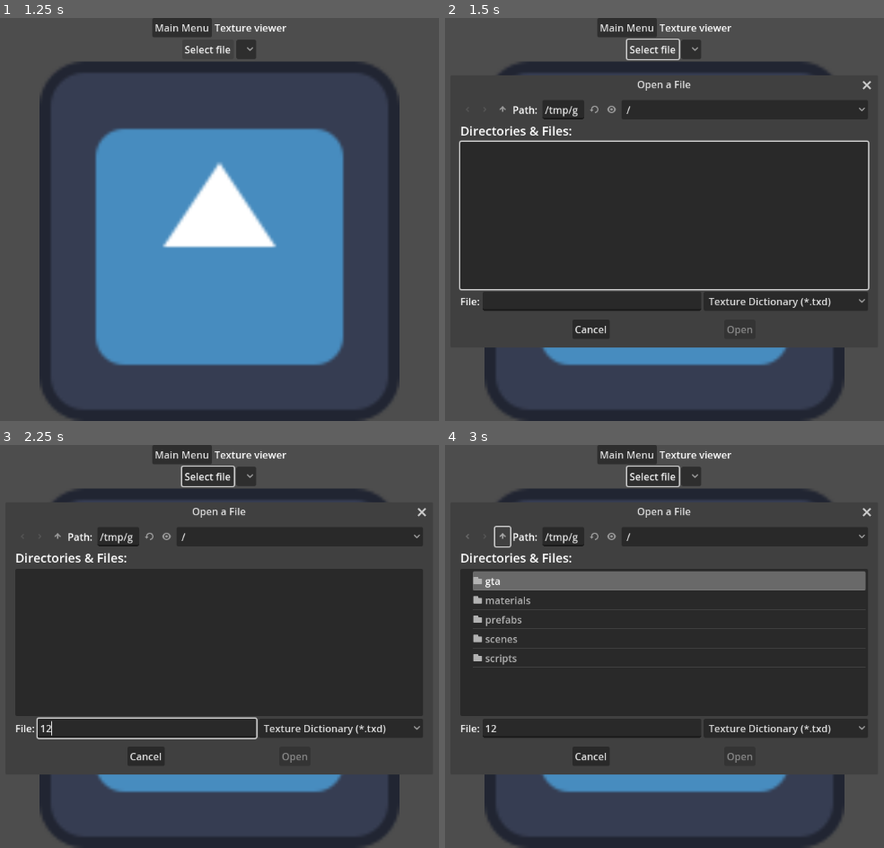
Above: before the commit, frames 1-4 (two rows, left to right).
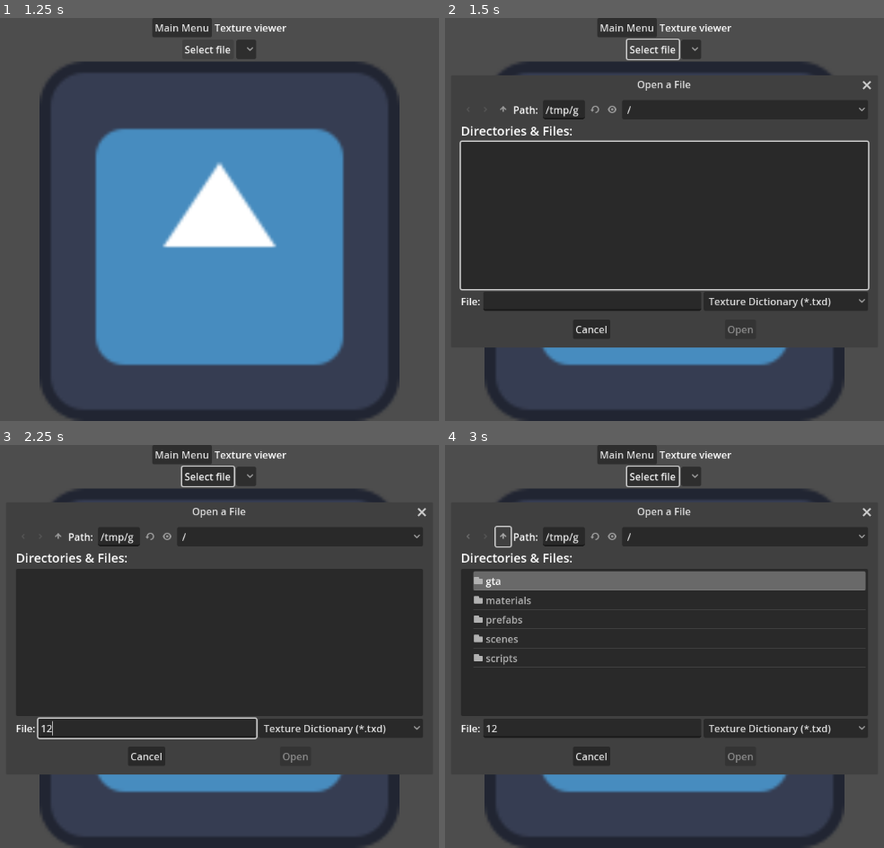
Above: after the commit, the same moments.

Repository: FOSS-Supremacy/OpenLiberty
Game: Godot game, scene res://startup.tscn
Two runs of this game, one before a commit and one after it. Both use one fixed random seed, a clock stepped at 60 frames per second and the inputs below. The engine's default icon, where the game draws it, is replaced by a stand-in: a white triangle on a blue panel in a dark square.
Inputs (mouse positions are in pixels of both pictures, inside the frame that each line leads up to):
- Up to frame 1 (1.25 s): click "Texture viewer" at 0.5 s
- Up to frame 2 (1.5 s): click "Select file" at 1.25 s
- Up to frame 3 (2.25 s): click (144, 727) at 2.02 s; type "12" at 2.1 s
- Up to frame 4 (3 s): click (502, 537) at 2.75 s

Frame 1 is identical in both runs. In frame 2, 0.8% of the frame differs, in the area x 3-71%, y 21-79%; in frame 3, 0.7%; in frame 4, 1.0%, in the area x 3-71%, y 20-79%.
Error in both runs: Assertion failed: 0 (res://scripts/asset_loader.gd:11)

Commit message:
Improve handling of texture transparency
No more weird-looking manholes

Diff:
--- a/scripts/classes/streamed_mesh.gd
+++ b/scripts/classes/streamed_mesh.gd
@@ -37,11 +37,7 @@
 	for geometry in glist.geometries:
 		_mesh_buf = geometry.mesh
 		for surf_id in _mesh_buf.get_surface_count():
-			var material := _mesh_buf.surface_get_material(surf_id)
-
-			if _idef.flags & 0x04:
-				material.transparency = BaseMaterial3D.TRANSPARENCY_ALPHA_HASH
-				material.cull_mode = BaseMaterial3D.CULL_DISABLED
+			var material := _mesh_buf.surface_get_material(surf_id) as StandardMaterial3D
 
 			if material.has_meta("texture_name"):
 				var txd: RWTextureDict
@@ -56,6 +52,13 @@
 				for raster in txd.textures:
 					if texture_name.matchn(raster.name):
 						material.albedo_texture = ImageTexture.create_from_image(raster.image)
+						if raster.has_alpha:
+							material.cull_mode = BaseMaterial3D.CULL_DISABLED
+							material.transparency = (
+								BaseMaterial3D.TRANSPARENCY_ALPHA_HASH if _idef.flags & 0x04
+								else BaseMaterial3D.TRANSPARENCY_ALPHA
+							)
+
 						break
 
 			_mesh_buf.surface_set_material(surf_id, material)
